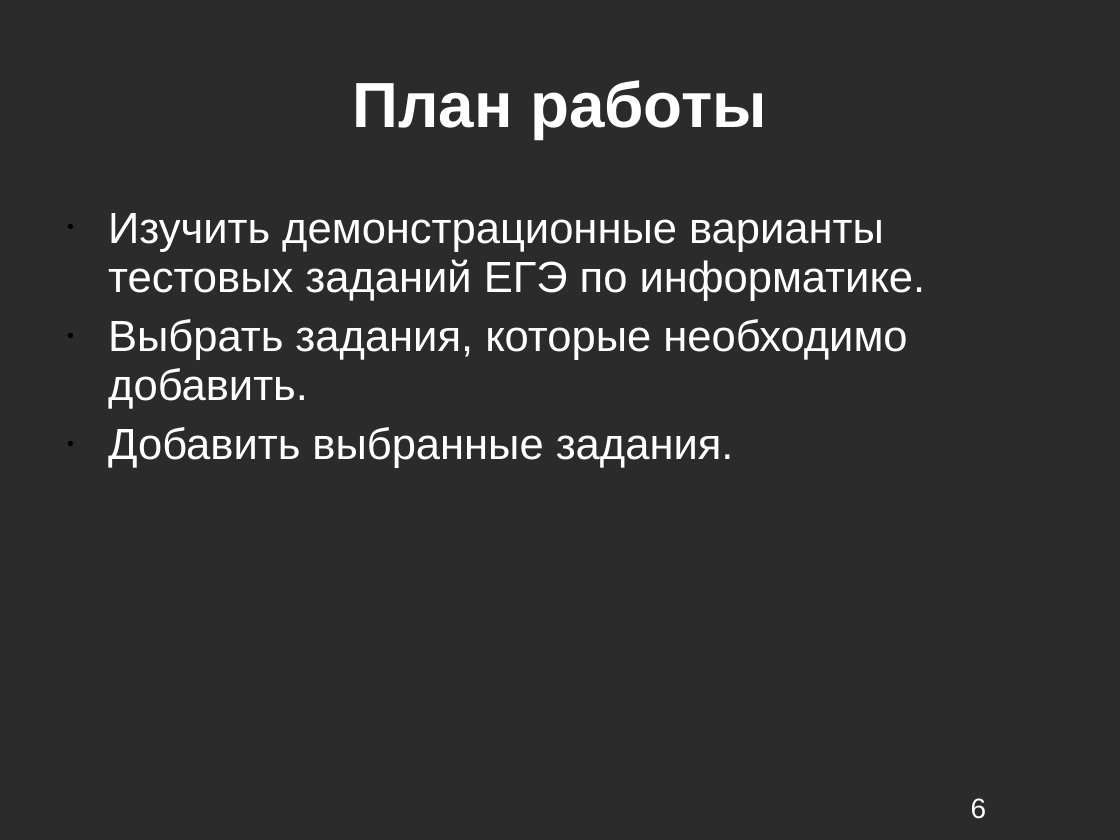
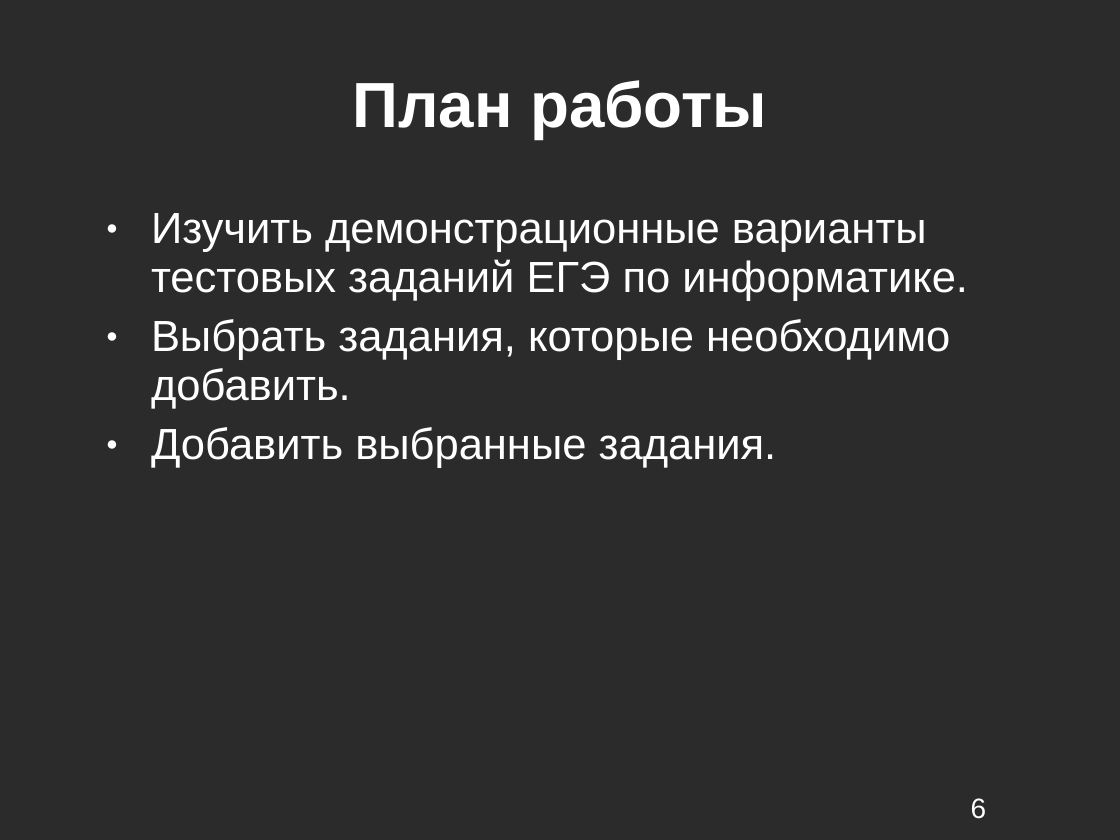
Before and after one commit to kevroletin/Coursework, a slide deck: slide 6 of 4_sem/8403а_Кевролетин_презентация.odp. Drawn at 1120x840 pixels with LibreOffice and Linux fonts; fonts in the diff are those of the drawing; background and template pictures are left out; a plain dark background stands for a picture behind light text. Boxes give left, top, right and bottom in pixels: in the first picture for what was removed or moved away, otherwise in the second. Text is boxed around its words. In the diff, an @@ line names an element or a change of style, - is before the commit and + after.

```diff
--- a/4_sem/8403а_Кевролетин_презентация.odp
+++ b/4_sem/8403а_Кевролетин_презентация.odp
@@ text "Изучить демонстрационные варианты тестовых заданий ..." at [151,213,968,468]: bullet • to ●; bullet colour #000000 to #FFFFFF @@
```
Also in this commit, not shown: 5 other slides changed, 2 slides added, 4 slides removed, 3 other files.
